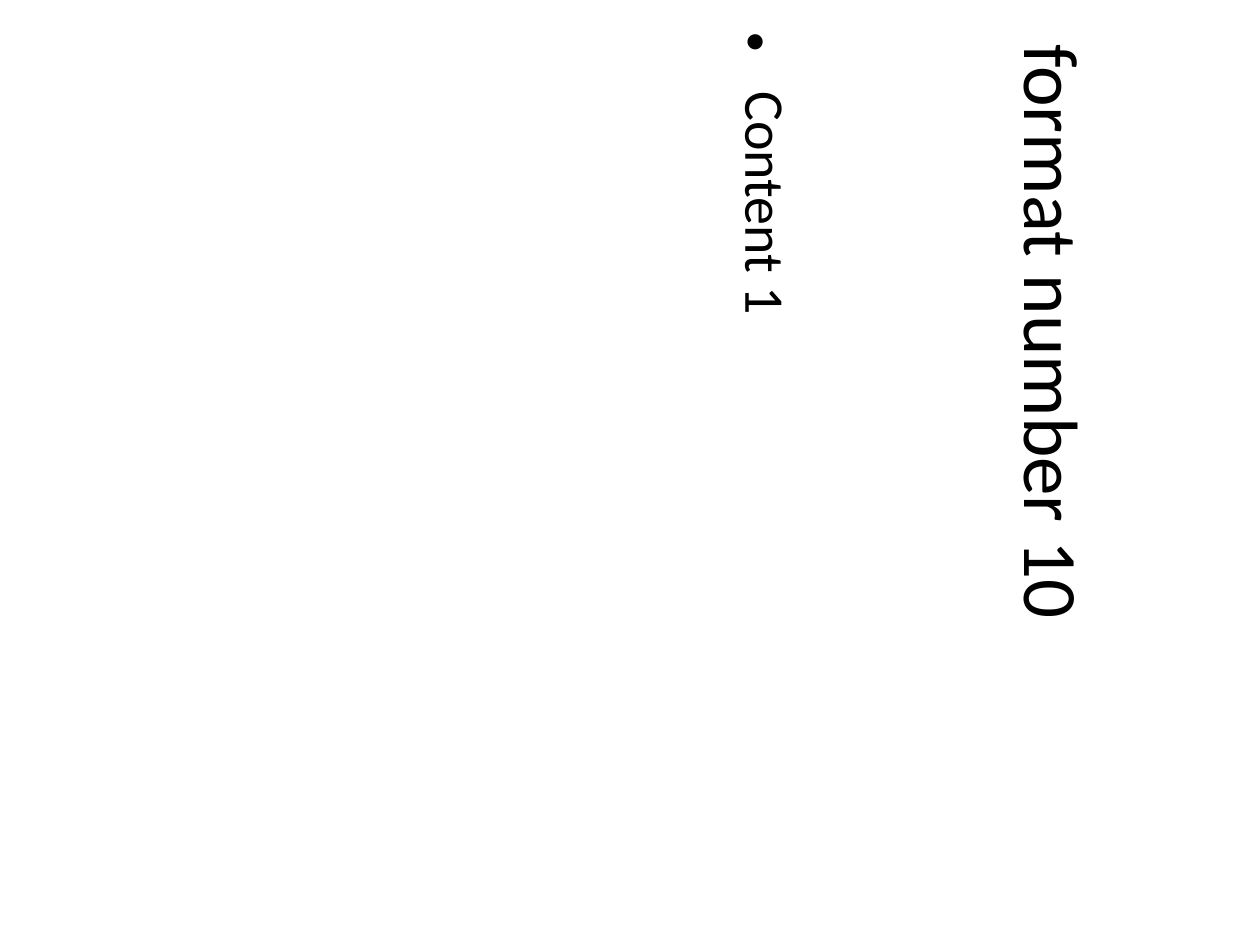
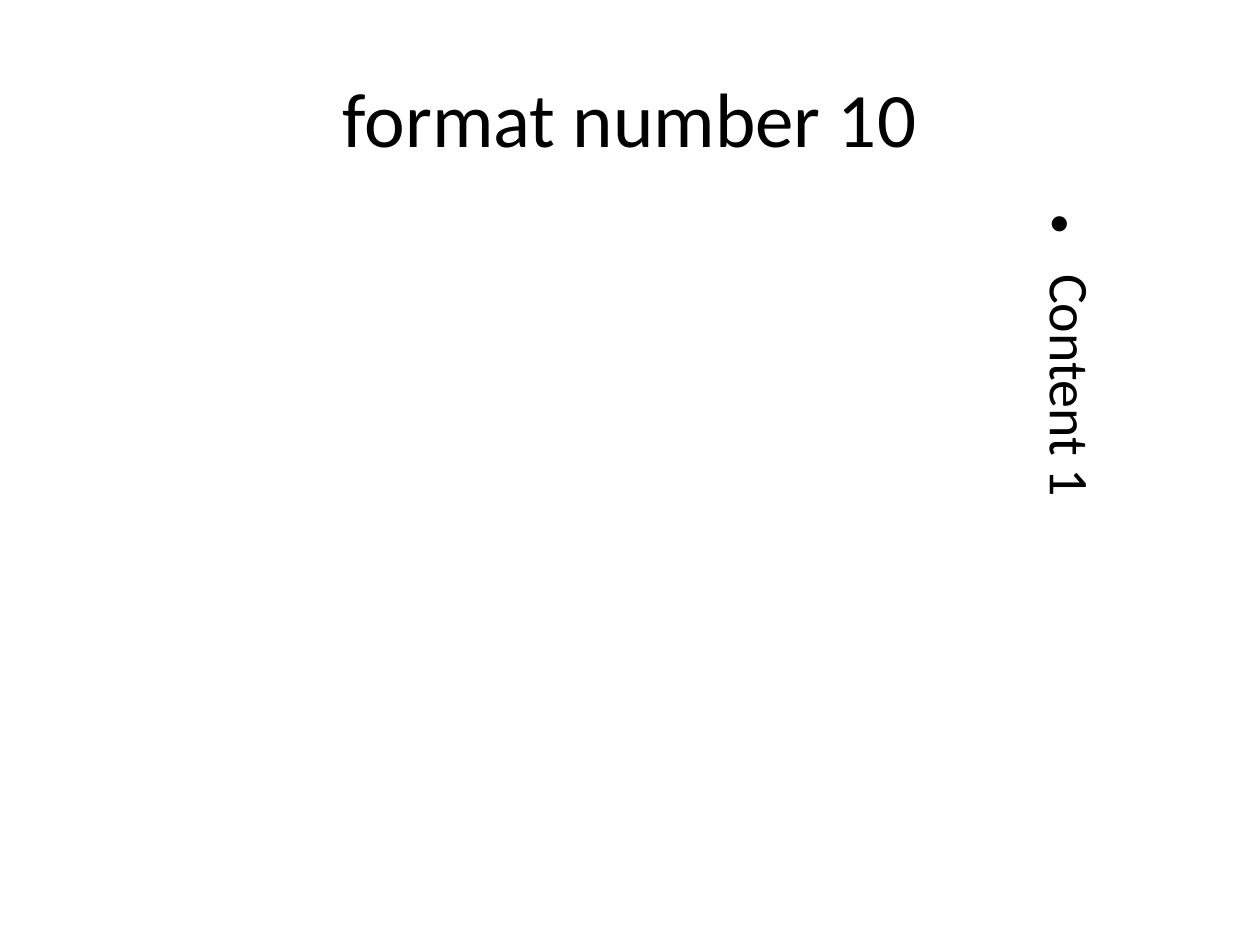
Before and after one commit to BenjaminCole1/Slide-Compile, a slide deck: slide 10 of Formats/Formats.pptx. Drawn at 1260x945 pixels with LibreOffice and Linux fonts; fonts in the diff are those of the drawing. Boxes give left, top, right and bottom in pixels: in the first picture for what was removed or moved away, otherwise in the second. Text is boxed around its words. In the diff, an @@ line names an element or a change of style, - is before the commit and + after.

```diff
--- a/Formats/Formats.pptx
+++ b/Formats/Formats.pptx
@@ title "format number 10" rewrapped from box(1004, 65, 1098, 616) to box(343, 93, 916, 148) @@
@@ text "Content 1": place and size @@
-text "Content 1" at box(730, 109, 798, 312)
+text "Content 1" at box(1035, 292, 1103, 494)
```
Also in this commit, not shown: 6 other slides changed.
